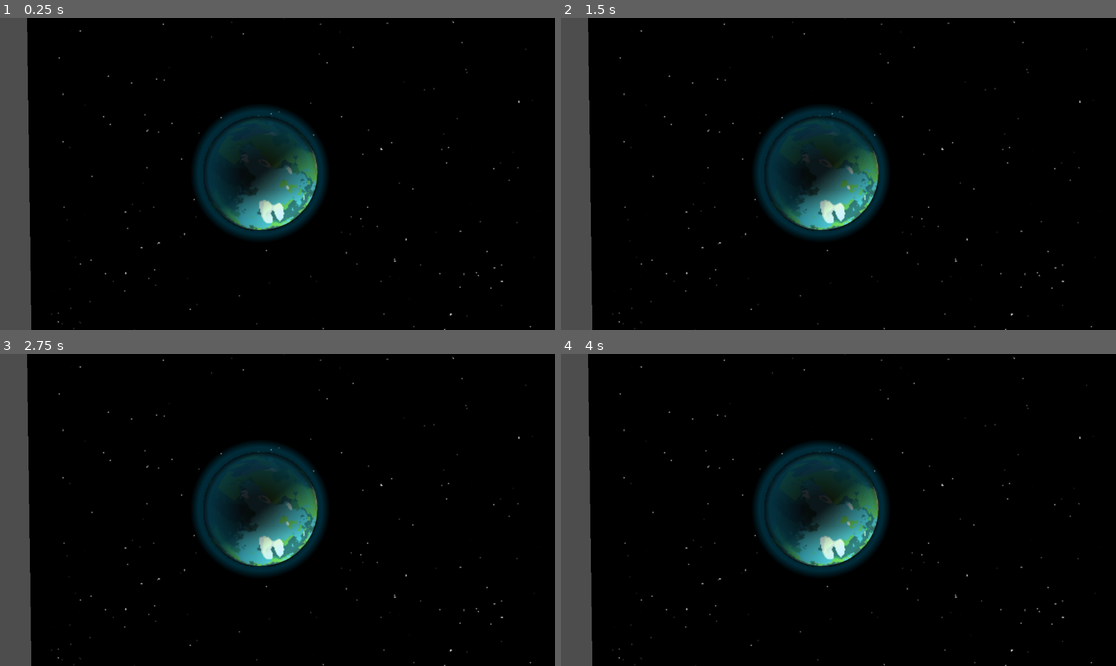
Above: before the commit, frames 1-4 (two rows, left to right).
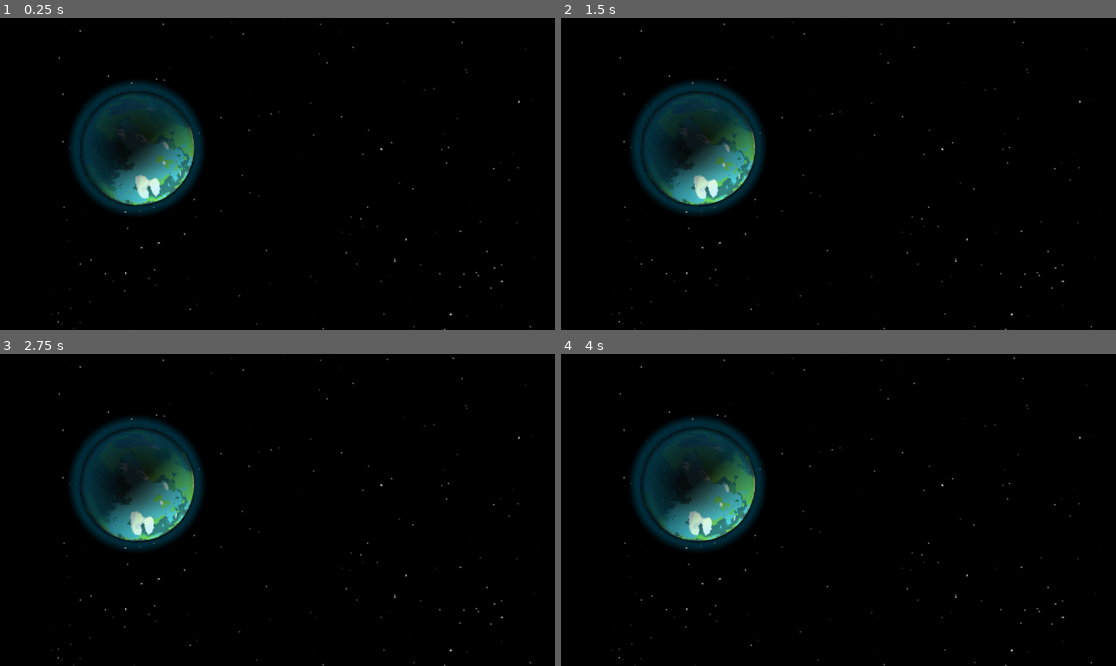
Above: after the commit, the same moments.

Repository: MaloGermond/to-the-edge-of-space
Game: Godot game, scene res://scenes/scenes/space.tscn
Same seed, same stepped clock (60 frames per second), same inputs: the game is played once before the commit and once after it.
Inputs:
- Up to frame 1 (0.25 s): no input
- Up to frame 2 (1.5 s): no input
- Up to frame 3 (2.75 s): no input
- Up to frame 4 (4 s): no input

The runs differ from the first frame. In frame 1, 21% of the frame differs, in the area x 0-59%, y 0-100%; in frame 2, 21%; in frame 3, 21%; in frame 4, 21%.

Commit message:
:sparkles: Allows planets to rotate

Diff:
--- a/scenes/objects/Earth.tscn
+++ b/scenes/objects/Earth.tscn
@@ -37,6 +37,7 @@
 
 [node name="Node 2D" type="Node2D" unique_id=370988161]
 script = ExtResource("1_8dou5")
+angular_speed = 0.001
 
 [node name="Sprite2D" type="Sprite2D" parent="." unique_id=454257980]
 self_modulate = Color(0.12225223, 0.12225223, 0.12225223, 1)
--- a/scenes/scenes/space.tscn
+++ b/scenes/scenes/space.tscn
@@ -13,6 +13,7 @@
 environment = SubResource("Environment_1u805")
 
 [node name="Polygon2D" type="Polygon2D" parent="." unique_id=332318635]
+position = Vector2(-98, 18)
 color = Color(0, 0, 0, 1)
 polygon = PackedVector2Array(-4, 1, 720, 0, 715, -424, -10, -424)
 
@@ -24,7 +25,7 @@
 position = Vector2(17, -6)
 
 [node name="AnimatedSprite2D" parent="." unique_id=1444982781 instance=ExtResource("1_6tmeo")]
-position = Vector2(233, -189)
+position = Vector2(105, -215)
 
 [node name="DirectionalLight2D" type="DirectionalLight2D" parent="." unique_id=1107670196]
 position = Vector2(322, -93)
--- a/scripts/objects/planets.gd
+++ b/scripts/objects/planets.gd
@@ -1,3 +1,6 @@
 extends Node2D
 
-var angular_speed
+@export var angular_speed = 0.001
+
+func _process(delta: float) -> void:
+	rotation += angular_speed
